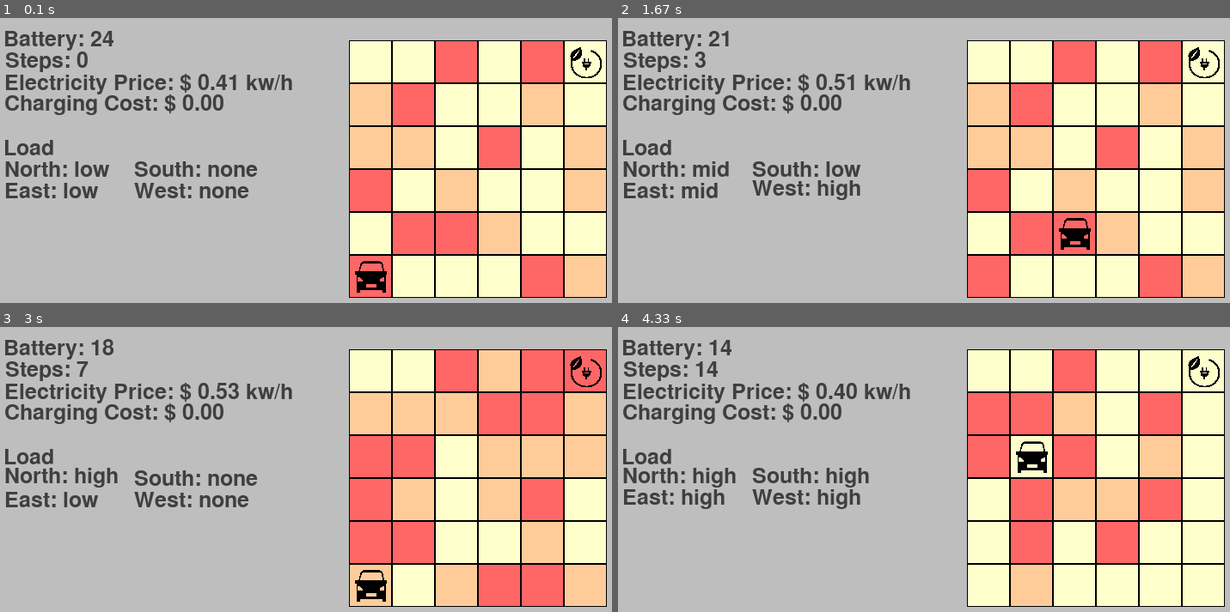
Above: before the commit, frames 1-4 (two rows, left to right).
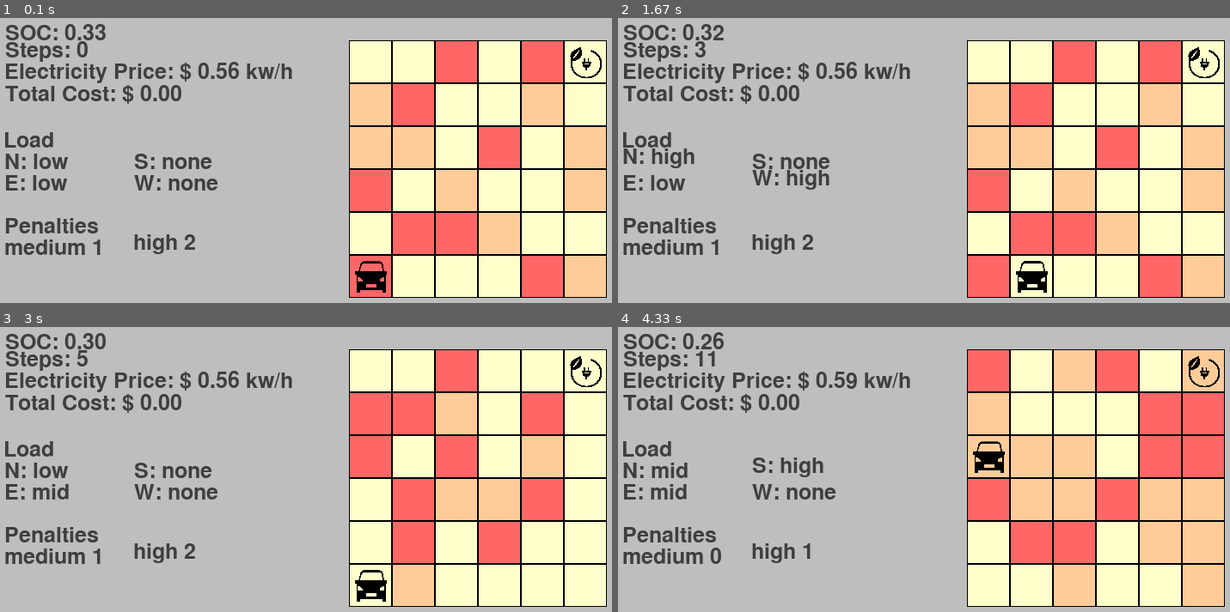
Above: after the commit, the same moments.

Repository: paulsilvap/car_pygame_env
Game: pygame game, started from pygame_env.py
The game is run twice, just before and just after one commit, with the same random seed, the same clock (stepped at 60 frames per second) and the same inputs.
Inputs:
- Up to frame 1 (0.1 s): no input
- Up to frame 2 (1.67 s): hold Right 0.33-0.8 s; hold Up 0.83-1.13 s; hold Right 1.17-1.63 s
- Up to frame 3 (3 s): hold Left 1.67-2.2 s; tap C at 1.82 s; hold Down 2.23-2.53 s; hold Left 2.57-2.97 s
- Up to frame 4 (4.33 s): hold P 3-3.37 s; hold Up 3-3.37 s; tap C at 3.15 s; hold P 3.4-3.77 s; hold Up 3.4-3.77 s; hold Up 3.8-4.17 s; hold Right from 4.2 s (still down)

The runs differ from the first frame. In frame 1, 8.4% of the frame differs, in the area x 0-48%, y 2-84%; in frame 2, 9.0%; in frame 3, 30%; in frame 4, 33%, in the area x 0-100%, y 1-98%.

Commit message:
Add load and action functions. Define penalty logic

Diff:
--- a/pygame_env.py
+++ b/pygame_env.py
@@ -19,6 +19,8 @@
 steps = 0
 charging = False
 charging_cost = 0
+mid_penalty = 1
+high_penalty = 2
 
 def truncatedNormalDistribution(bound_a, bound_b, mean, std, step):
     a, b = (bound_a - mean) / std, (bound_b - mean) / std
@@ -33,9 +35,8 @@
 
 def drawString(font, str, surf, pos, color):
     text_rect = font.get_rect(str)
-    text_rect.midleft = pos
+    text_rect.bottomleft = pos
     font.render_to(surf, text_rect, str, color)
-    return text_rect.bottom
 
 def drawGrid(screen, block_size):
     for x in range(block_size, GRID_WIDTH-block_size, block_size):
@@ -64,9 +65,42 @@
         load = grids[pos+1][1]
     elif pos - dim >= 0 and dir == "w":
         load = grids[pos - dim][1]
+    elif dir == "c":
+        load = grids[pos][1]
     else:
         load = "none"
+    return load
+
+def loadToText(load):
     return 'low' if load == 0 else 'mid' if load == 1 else 'high' if load == 2 else load
+
+def actions(event, car_rect, bat, steps, charging_cost, charging):
+    if event.key == pygame.K_UP and car_rect.top > BLOCK_SIZE * 2:
+        car_rect.top -= BLOCK_SIZE
+        bat = max(0, bat - BATTERY_LEVEL * 0.015)
+        steps += 1
+    elif event.key == pygame.K_DOWN and car_rect.bottom < GRID_HEIGHT - BLOCK_SIZE * 2:
+        car_rect.bottom += BLOCK_SIZE
+        bat = max(0, bat - BATTERY_LEVEL * 0.015)
+        steps += 1
+    elif event.key == pygame.K_LEFT and car_rect.left > BLOCK_SIZE * 2:
+        car_rect.left -= BLOCK_SIZE
+        bat = max(0, bat - BATTERY_LEVEL * 0.015)
+        steps += 1
+    elif event.key == pygame.K_RIGHT and car_rect.right < (GRID_WIDTH) - BLOCK_SIZE * 2:
+        car_rect.right += BLOCK_SIZE
+        bat = max(0, bat - BATTERY_LEVEL * 0.015)
+        steps += 1
+    if event.key == pygame.K_c and car_rect.center == charger_rect.center:
+        charging = True
+        charging_cost += price * 0.1
+        bat = min(BATTERY_LEVEL, bat + BATTERY_LEVEL*0.025)
+        steps += 1
+    else:
+        charging = False
+    if event.key == pygame.K_p:
+        steps += 1
+    return car_rect, bat, steps, charging_cost, charging
 
 pygame.init()
 screen = pygame.display.set_mode((WINDOW_WIDTH, WINDOW_HEIGHT))
@@ -94,7 +128,7 @@
 car_rect = car_surface.get_rect(center = grids[GRID_DIMENSION-1][0].center)
 charger_rect = charger_surface.get_rect(center = grids[GRID_DIMENSION*(GRID_DIMENSION-1)][0].center)
 charging_rect = charging_surface.get_rect(center = grids[GRID_DIMENSION*(GRID_DIMENSION-1)][0].center)
-bat = BATTERY_LEVEL
+bat = truncatedNormalDistribution(5, 15, 10, 1, 1)
 price = truncatedNormalDistribution(0.40, 0.90, 0.50, 0.10, 0.01)
 car_pos = getPosition(car_rect.center,BLOCK_SIZE, GRID_DIMENSION)
 
@@ -106,30 +140,33 @@
 
         if game_active:
             if event.type == pygame.KEYDOWN:
-                steps += 1
-                price = truncatedNormalDistribution(0.40, 0.90, 0.50, 0.10, 0.01)
-                if steps % 5 == 0:
+                if steps != 0 and steps % 10 == 0:
+                    price = truncatedNormalDistribution(0.40, 0.90, 0.50, 0.10, 0.01)
+                if steps != 0 and steps % 5 == 0:
                     updateLoad()
                 for (rect, index) in grids:
                     pygame.draw.rect(subsurface2, COLORS[index], rect)
-                if event.key == pygame.K_UP and car_rect.top > BLOCK_SIZE * 2:
-                    car_rect.top -= BLOCK_SIZE
-                    bat -= 1
-                elif event.key == pygame.K_DOWN and car_rect.bottom < GRID_HEIGHT - BLOCK_SIZE * 2:
-                    car_rect.bottom += BLOCK_SIZE
-                    bat -= 1
-                elif event.key == pygame.K_LEFT and car_rect.left > BLOCK_SIZE * 2:
-                    car_rect.left -= BLOCK_SIZE
-                    bat -= 1
-                elif event.key == pygame.K_RIGHT and car_rect.right < (GRID_WIDTH) - BLOCK_SIZE * 2:
-                    car_rect.right += BLOCK_SIZE
-                    bat -= 1
-                if event.key == pygame.K_c and car_rect.center == charger_rect.center:
-                    charging = True
-                    charging_cost += price
-                    bat = min(BATTERY_LEVEL, int(bat + BATTERY_LEVEL*0.25))
+                current_load = getLoad(car_pos, GRID_DIMENSION, "c")
+                if current_load == 1:
+                    if mid_penalty == 0:
+                        car_rect, bat, steps, charging_cost, charging = actions(event, car_rect, bat, steps, charging_cost, charging)
+                        mid_penalty = 1
+                        high_penalty = 2
+                    else:
+                        mid_penalty -= 1
+                        high_penalty -= 1
+                        steps += 1
+                elif current_load == 2:
+                    if high_penalty == 0:
+                        car_rect, bat, steps, charging_cost, charging = actions(event, car_rect, bat, steps, charging_cost, charging)
+                        high_penalty = 2
+                        mid_penalty = 1
+                    else:
+                        high_penalty -= 1
+                        mid_penalty = max (0, mid_penalty - 1)
+                        steps += 1
                 else:
-                    charging = False
+                    car_rect, bat, steps, charging_cost, charging = actions(event, car_rect, bat, steps, charging_cost, charging)
         else:
             if event.type == pygame.KEYDOWN:
                 if event.key == pygame.K_RETURN:
@@ -137,7 +174,7 @@
                     for (rect, index) in grids:
                         pygame.draw.rect(subsurface2, COLORS[index], rect)
                     game_active = True
-                    bat = BATTERY_LEVEL
+                    bat = truncatedNormalDistribution(5, 15, 10, 1, 1)
                     steps = 0
                     car_rect.center = grids[GRID_DIMENSION-1][0].center
 
@@ -148,15 +185,18 @@
         car_pos = getPosition(car_rect.center,BLOCK_SIZE, GRID_DIMENSION)
 
         subsurface1.fill('Gray')
-        drawString(test_font,f'Battery: {bat}', subsurface1, (BLOCK_SIZE,BLOCK_SIZE), (63,63,63))
+        drawString(test_font,f'SOC: {(bat/BATTERY_LEVEL):.2f}', subsurface1, (BLOCK_SIZE,BLOCK_SIZE), (63,63,63))
         drawString(test_font,f'Steps: {steps}', subsurface1, (BLOCK_SIZE,BLOCK_SIZE*3/2), (63,63,63))
         drawString(test_font,f'Electricity Price: $ {price:.2f} kw/h', subsurface1, (BLOCK_SIZE,BLOCK_SIZE*2), (63,63,63))
-        drawString(test_font,f'Charging Cost: $ {charging_cost:.2f}', subsurface1, (BLOCK_SIZE,BLOCK_SIZE*5/2), (63,63,63))
+        drawString(test_font,f'Total Cost: $ {charging_cost:.2f}', subsurface1, (BLOCK_SIZE,BLOCK_SIZE*5/2), (63,63,63))
         drawString(test_font,f'Load', subsurface1, (BLOCK_SIZE,BLOCK_SIZE*7/2), (63,63,63))
-        drawString(test_font,f'North: {getLoad(car_pos, GRID_DIMENSION, "n")}', subsurface1, (BLOCK_SIZE,BLOCK_SIZE*4), (63,63,63))
-        drawString(test_font,f'East: {getLoad(car_pos, GRID_DIMENSION, "e")}', subsurface1, (BLOCK_SIZE,BLOCK_SIZE*9/2), (63,63,63))
-        drawString(test_font,f'South: {getLoad(car_pos, GRID_DIMENSION, "s")}', subsurface1, (GRID_WIDTH/2,BLOCK_SIZE*4), (63,63,63))
-        drawString(test_font,f'West: {getLoad(car_pos, GRID_DIMENSION, "w")}', subsurface1, (GRID_WIDTH/2,BLOCK_SIZE*9/2), (63,63,63))
+        drawString(test_font,f'N: {loadToText(getLoad(car_pos, GRID_DIMENSION, "n"))}', subsurface1, (BLOCK_SIZE,BLOCK_SIZE*4), (63,63,63))
+        drawString(test_font,f'E: {loadToText(getLoad(car_pos, GRID_DIMENSION, "e"))}', subsurface1, (BLOCK_SIZE,BLOCK_SIZE*9/2), (63,63,63))
+        drawString(test_font,f'S: {loadToText(getLoad(car_pos, GRID_DIMENSION, "s"))}', subsurface1, (GRID_WIDTH/2,BLOCK_SIZE*4), (63,63,63))
+        drawString(test_font,f'W: {loadToText(getLoad(car_pos, GRID_DIMENSION, "w"))}', subsurface1, (GRID_WIDTH/2,BLOCK_SIZE*9/2), (63,63,63))
+        drawString(test_font,f'Penalties', subsurface1, (BLOCK_SIZE, BLOCK_SIZE*11/2), (63,63,63))
+        drawString(test_font,f'medium {mid_penalty}', subsurface1, (BLOCK_SIZE, BLOCK_SIZE*6), (63,63,63))
+        drawString(test_font,f'high {high_penalty}', subsurface1, (GRID_WIDTH/2, BLOCK_SIZE*6), (63,63,63))
 
         screen.blit(subsurface1, (0,0))
         screen.blit(subsurface2, (GRID_WIDTH,0))
@@ -167,10 +207,9 @@
             subsurface2.blit(charging_surface, charging_rect)
         else:
             subsurface2.blit(car_surface,car_rect)
-        if (bat == 0 and car_rect.center != charger_rect.center) or steps == 240:
+        if (bat <= 0 and car_rect.center != charger_rect.center) or steps == 240:
             game_active = False
     else:
         screen.blit(subsurface2, (GRID_WIDTH,0))
-        # pass
 
     pygame.display.update()
